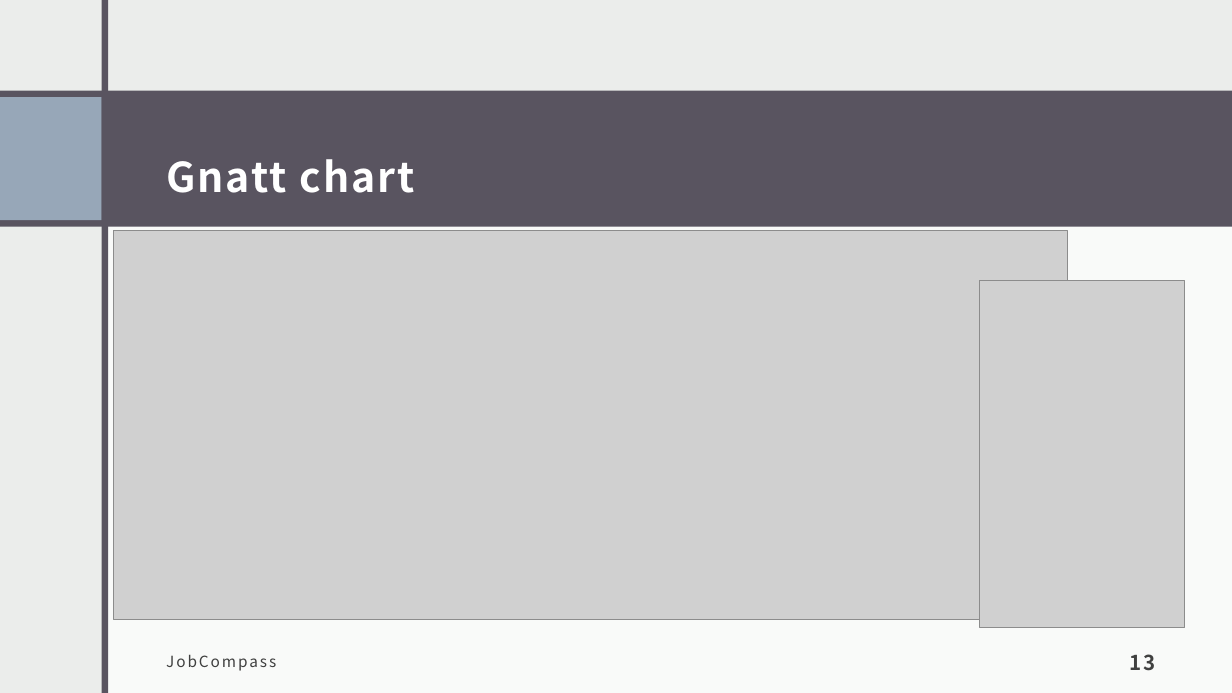
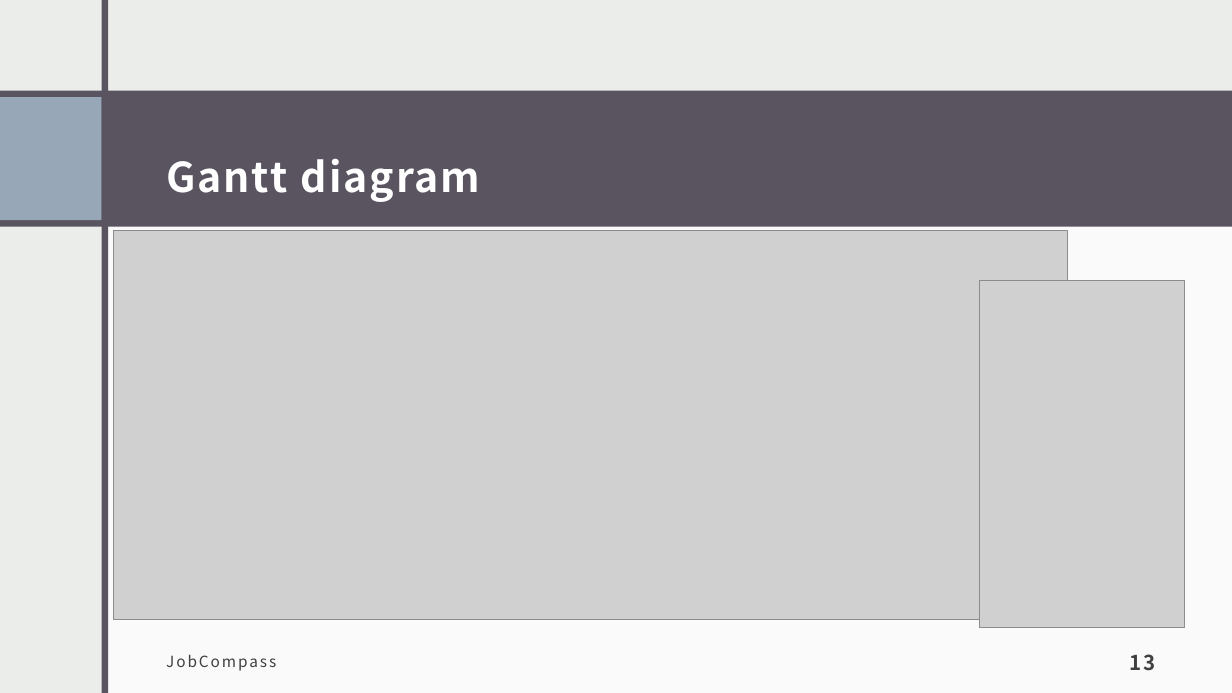
Before and after one commit to zsiza/JobCompass, a slide deck: slide 13 of Doc/JobCompassM1.pptx. Drawn at 1232x693 pixels with LibreOffice and Linux fonts; fonts in the diff are those of the drawing; grey boxes stand for pictures; background and template pictures are left out. Boxes give left, top, right and bottom in pixels: in the first picture for what was removed or moved away, otherwise in the second. Text is boxed around its words. In the diff, an @@ line names an element or a change of style, - is before the commit and + after.

```diff
--- a/Doc/JobCompassM1.pptx
+++ b/Doc/JobCompassM1.pptx
@@ title at box(166, 158, 481, 202): text changed @@
-Gnatt chart
+Gantt diagram
```
Also in this commit, not shown: 1 other file.
